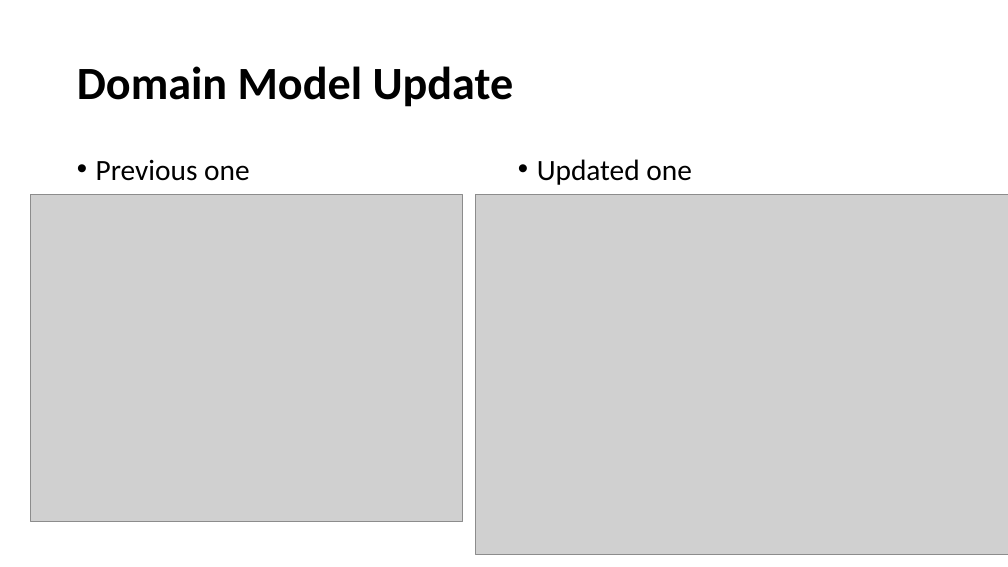
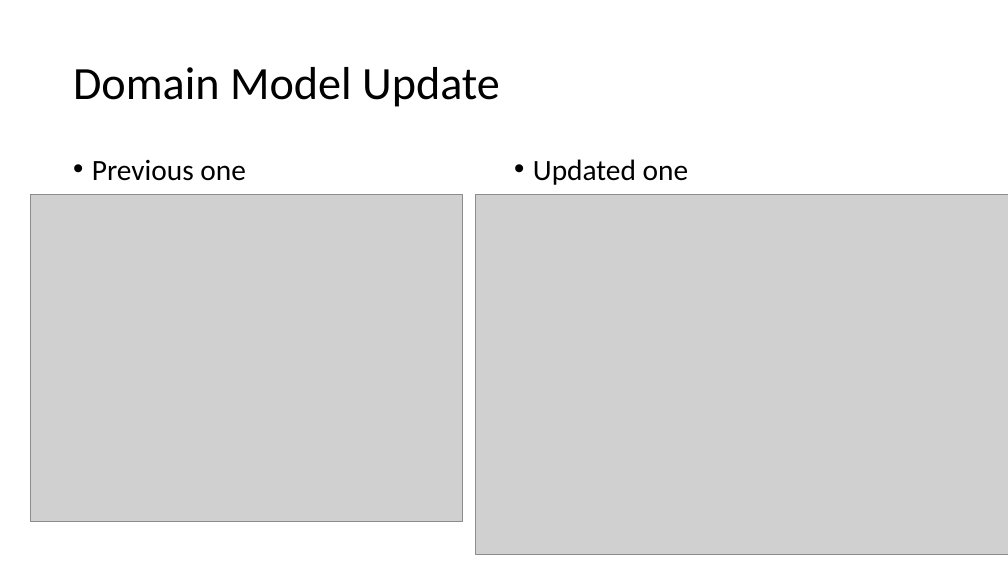
Before and after one commit to Chris-Schaffer/cs414-f18-001-stringCheese, a slide deck: slide 6 of Documents P3/CS 414 Rollerball Project 03.pptx. Drawn at 1008x567 pixels with LibreOffice and Linux fonts; fonts in the diff are those of the drawing; grey boxes stand for pictures. Boxes give left, top, right and bottom in pixels: in the first picture for what was removed or moved away, otherwise in the second. Text is boxed around its words. In the diff, an @@ line names an element or a change of style, - is before the commit and + after.

```diff
--- a/Documents P3/CS 414 Rollerball Project 03.pptx
+++ b/Documents P3/CS 414 Rollerball Project 03.pptx
@@ title "Domain Model Update" at [73,67,500,107]: bold off @@
@@ text "Previous one": place and size @@
-text "Previous one" at [96,159,249,181]
+text "Previous one" at [92,160,245,181]
@@ text "Updated one": place and size @@
-text "Updated one" at [537,159,691,185]
+text "Updated one" at [533,159,688,185]
```
Also in this commit, not shown: 9 other slides changed, 3 slides added.
